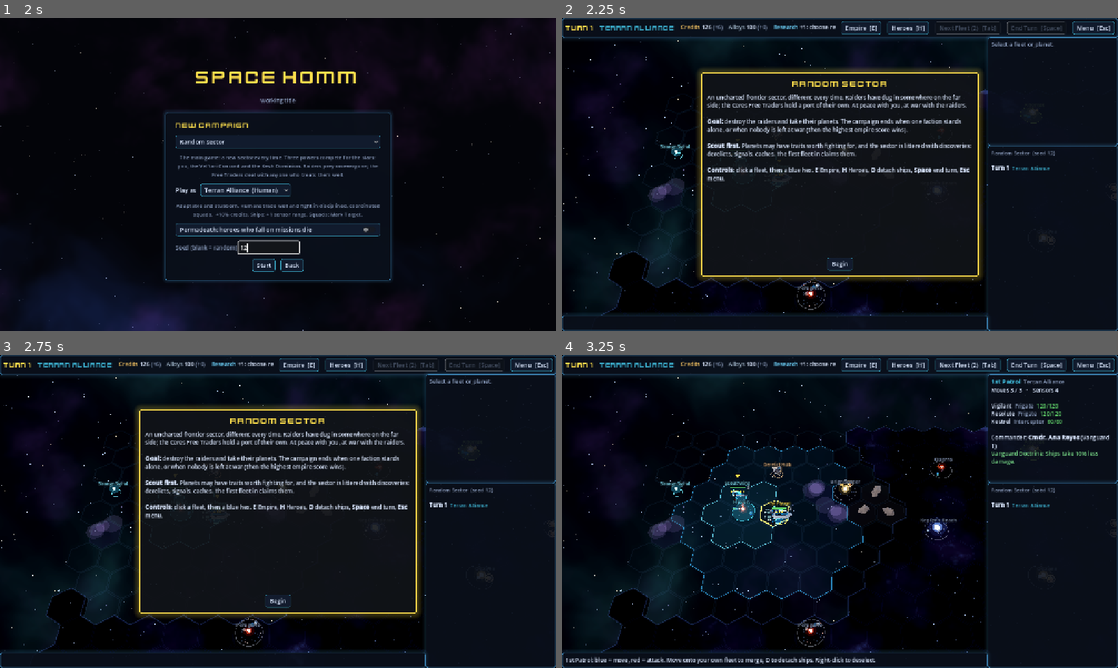
Above: before the commit, frames 1-4 (two rows, left to right).
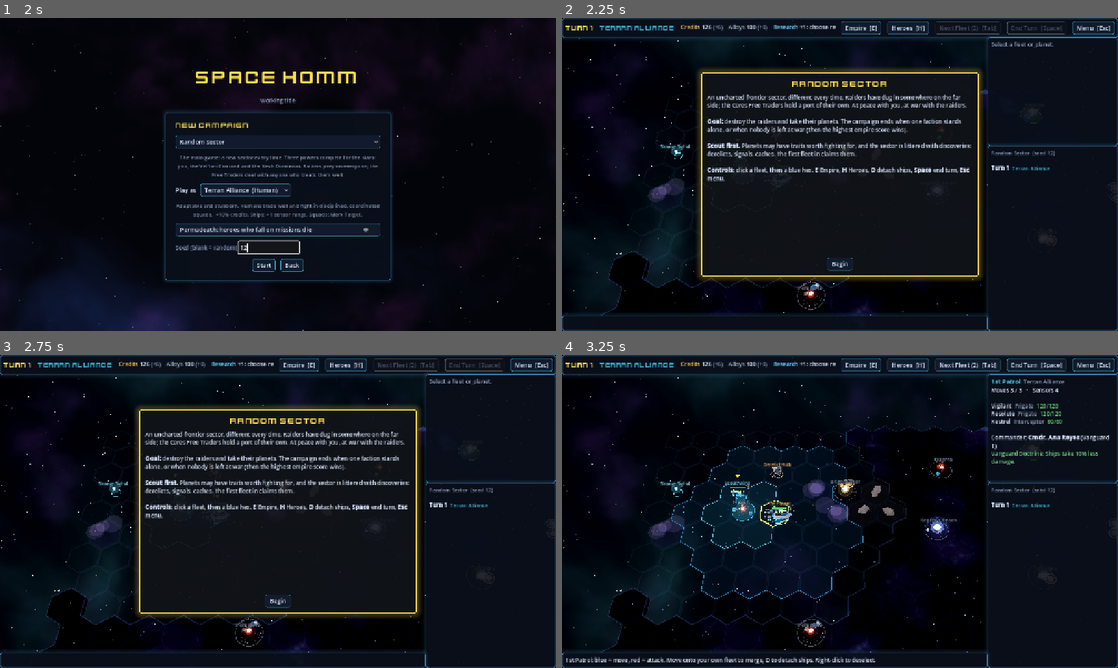
Above: after the commit, the same moments.

Repository: jamesedchristie/space-homm
Game: Godot game, scene res://src/presentation/main.tscn
The game is run twice, just before and just after one commit, with the same random seed, the same clock (stepped at 60 frames per second) and the same inputs.
Inputs (mouse positions are in pixels of both pictures, inside the frame that each line leads up to):
- Up to frame 1 (2 s): click "New campaign" at 0.5 s; click (266, 246) at 1.27 s; type "12" at 1.35 s
- Up to frame 2 (2.25 s): click "Start" at 2 s
- Up to frame 3 (2.75 s): no input
- Up to frame 4 (3.25 s): click "Begin" at 2.75 s

Frame 1 is identical in both runs. In frame 2, less than 0.1% of the frame differs, in the area x 43-47%, y 84-91%; in frame 3, less than 0.1%; in frame 4, 0.3%, in the area x 30-70%, y 34-91%.

Commit message:
Galaxy: larger stars and planets, smoother spheres
Co-Authored-By: Claude Opus 5.5 <noreply@anthropic.com>
Claude-Session: https://claude.ai/code/session_011S8DfbG2VPjJYDMcXDFx8r

Diff:
--- a/src/presentation/strategic/galaxy_board_3d.gd
+++ b/src/presentation/strategic/galaxy_board_3d.gd
@@ -458,7 +458,7 @@
 		lo = all_lo
 		hi = all_hi
 	# At least ~9 x 6 hexes, but never more than the map.
-	var min_size := Vector3(15.0, 0, 9.0)
+	var min_size := Vector3(12.0, 0, 7.0)
 	var center := (lo + hi) / 2.0
 	var half := Vector3(maxf(hi.x - lo.x + 2.0, min_size.x), 0, maxf(hi.z - lo.z + 2.0, min_size.z)) / 2.0
 	half = Vector3(minf(half.x, (all_hi.x - all_lo.x) / 2.0), 0, minf(half.z, (all_hi.z - all_lo.z) / 2.0))
--- a/src/presentation/strategic/planet_3d.gd
+++ b/src/presentation/strategic/planet_3d.gd
@@ -38,7 +38,7 @@
 	add_child(_system)
 	var star_def: Dictionary = data.star_types.get(planet.star, {})
 	var star_color := Color(star_def.get("color", "#ffd88a"))
-	var star_r := 0.12 * float(star_def.get("size", 1.0))
+	var star_r := 0.15 * float(star_def.get("size", 1.0))
 	_add_star(star_color, star_r)
 
 	var h := absi(hash(planet.id))
@@ -166,7 +166,7 @@
 
 
 static func _body_radius(b: Dictionary, data: DataRegistry) -> float:
-	return 0.04 + 0.06 * float(data.body_types.get(b["type"], {}).get("size", 0.6))
+	return 0.05 + 0.08 * float(data.body_types.get(b["type"], {}).get("size", 0.6))
 
 
 func _add_body(b: Dictionary, data: DataRegistry, seed_value: int) -> Node3D:
@@ -177,8 +177,8 @@
 	var sphere := SphereMesh.new()
 	sphere.radius = r
 	sphere.height = r * 2.0
-	sphere.radial_segments = 24
-	sphere.rings = 12
+	sphere.radial_segments = 48
+	sphere.rings = 24
 	body.mesh = sphere
 	var mat := ShaderMaterial.new()
 	mat.shader = SURFACE_SHADER
